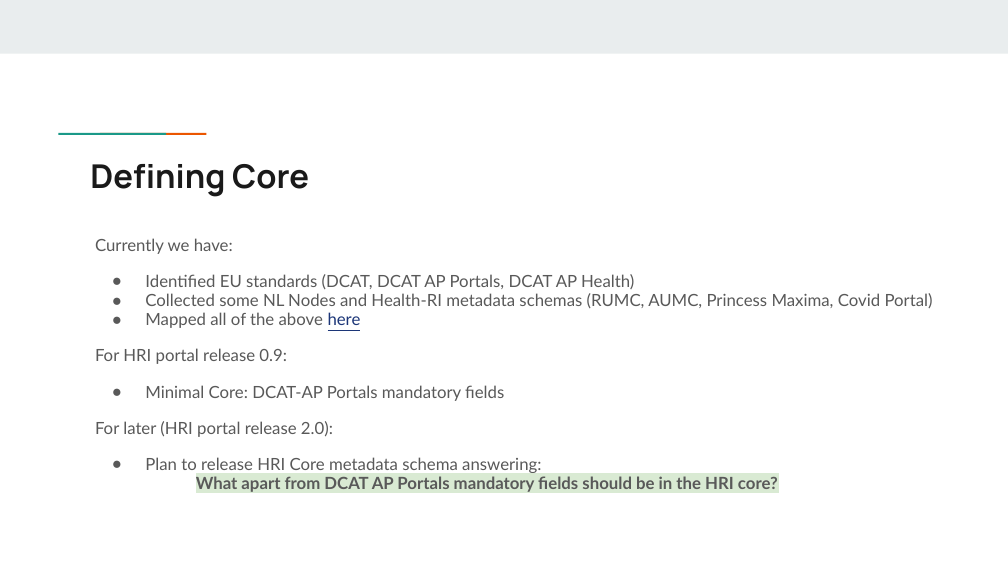
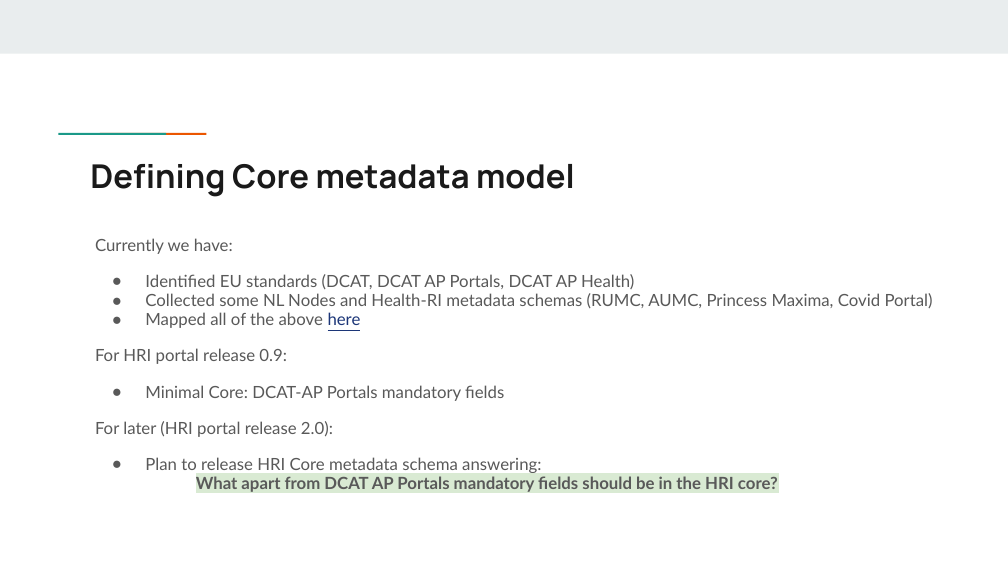
Before and after one commit to Health-RI/health-ri-metadata, a slide deck: slide 12 of Presentations/HRI_Metadata_Schema_ImagingGroup_KickOff (1).pptx. Drawn at 1008x567 pixels with LibreOffice and Linux fonts; fonts in the diff are those of the drawing. Boxes give left, top, right and bottom in pixels: in the first picture for what was removed or moved away, otherwise in the second. Text is boxed around its words. In the diff, an @@ line names an element or a change of style, - is before the commit and + after.

```diff
--- a/Presentations/HRI_Metadata_Schema_ImagingGroup_KickOff (1).pptx
+++ b/Presentations/HRI_Metadata_Schema_ImagingGroup_KickOff (1).pptx
@@ title at (90, 164, 575, 197): text changed @@
-Defining Core
+Defining Core metadata model
```
Also in this commit, not shown: 10 other slides changed, 1 slide removed, 1 other file.
